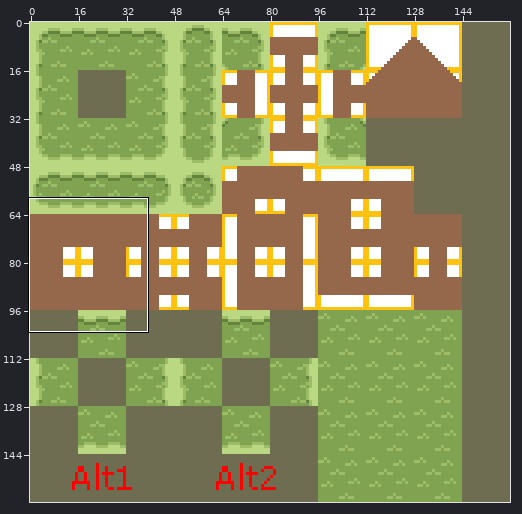
Two versions of one sprite sheet, images/tiles/GB_river.png. Above: a wide view before the commit, with the close-up outlined.
Close-up. Before the commit:
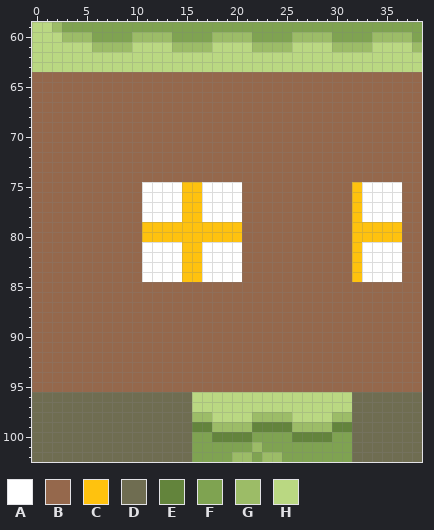
The file is 160x160 pixels. Shown: x 0..38, y 59..102.
Palette (. is transparent): A #ffffff  B #95684c  C #ffc20e  D #6f6d51  E #63843c  F #7fa351  G #9cbc67  H #bad882
Pixels before, first column x 0:
 59 HHGFFFFFFFFFFFFFFFFFFFFFFFFFFFFFFFFFFFF
 60 HHHGGGFFFFGGGGFFFFGGGGFFFFGGGGFFFFGGGGF
 61 HHHHHHGGGGHHHHGGGGHHHHGGGGHHHHGGGGHHHHG
 62 HHHHHHHHHHHHHHHHHHHHHHHHHHHHHHHHHHHHHHH
 63 HHHHHHHHHHHHHHHHHHHHHHHHHHHHHHHHHHHHHHH
 64 BBBBBBBBBBBBBBBBBBBBBBBBBBBBBBBBBBBBBBB
 65 BBBBBBBBBBBBBBBBBBBBBBBBBBBBBBBBBBBBBBB
 66 BBBBBBBBBBBBBBBBBBBBBBBBBBBBBBBBBBBBBBB
 67 BBBBBBBBBBBBBBBBBBBBBBBBBBBBBBBBBBBBBBB
 68 BBBBBBBBBBBBBBBBBBBBBBBBBBBBBBBBBBBBBBB
 69 BBBBBBBBBBBBBBBBBBBBBBBBBBBBBBBBBBBBBBB
 70 BBBBBBBBBBBBBBBBBBBBBBBBBBBBBBBBBBBBBBB
 71 BBBBBBBBBBBBBBBBBBBBBBBBBBBBBBBBBBBBBBB
 72 BBBBBBBBBBBBBBBBBBBBBBBBBBBBBBBBBBBBBBB
 73 BBBBBBBBBBBBBBBBBBBBBBBBBBBBBBBBBBBBBBB
 74 BBBBBBBBBBBBBBBBBBBBBBBBBBBBBBBBBBBBBBB
 75 BBBBBBBBBBBAAAACCAAAABBBBBBBBBBBCAAAABB
 76 BBBBBBBBBBBAAAACCAAAABBBBBBBBBBBCAAAABB
 77 BBBBBBBBBBBAAAACCAAAABBBBBBBBBBBCAAAABB
 78 BBBBBBBBBBBAAAACCAAAABBBBBBBBBBBCAAAABB
 79 BBBBBBBBBBBCCCCCCCCCCBBBBBBBBBBBCCCCCBB
 80 BBBBBBBBBBBCCCCCCCCCCBBBBBBBBBBBCCCCCBB
 81 BBBBBBBBBBBAAAACCAAAABBBBBBBBBBBCAAAABB
 82 BBBBBBBBBBBAAAACCAAAABBBBBBBBBBBCAAAABB
 83 BBBBBBBBBBBAAAACCAAAABBBBBBBBBBBCAAAABB
 84 BBBBBBBBBBBAAAACCAAAABBBBBBBBBBBCAAAABB
 85 BBBBBBBBBBBBBBBBBBBBBBBBBBBBBBBBBBBBBBB
 86 BBBBBBBBBBBBBBBBBBBBBBBBBBBBBBBBBBBBBBB
 87 BBBBBBBBBBBBBBBBBBBBBBBBBBBBBBBBBBBBBBB
 88 BBBBBBBBBBBBBBBBBBBBBBBBBBBBBBBBBBBBBBB
 89 BBBBBBBBBBBBBBBBBBBBBBBBBBBBBBBBBBBBBBB
 90 BBBBBBBBBBBBBBBBBBBBBBBBBBBBBBBBBBBBBBB
 91 BBBBBBBBBBBBBBBBBBBBBBBBBBBBBBBBBBBBBBB
 92 BBBBBBBBBBBBBBBBBBBBBBBBBBBBBBBBBBBBBBB
 93 BBBBBBBBBBBBBBBBBBBBBBBBBBBBBBBBBBBBBBB
 94 BBBBBBBBBBBBBBBBBBBBBBBBBBBBBBBBBBBBBBB
 95 BBBBBBBBBBBBBBBBBBBBBBBBBBBBBBBBBBBBBBB
 96 DDDDDDDDDDDDDDDDHHHHHHHHHHHHHHHHDDDDDDD
 97 DDDDDDDDDDDDDDDDHHHHHHHHHHHHHHHHDDDDDDD
 98 DDDDDDDDDDDDDDDDGGHHHHGGGGHHHHGGDDDDDDD
 99 DDDDDDDDDDDDDDDDEEGGGGEEEEGGGGEEDDDDDDD
100 DDDDDDDDDDDDDDDDFFEEEEFFFFEEEEFFDDDDDDD
101 DDDDDDDDDDDDDDDDFFFFFFGFFFFFFFFFDDDDDDD
102 DDDDDDDDDDDDDDDDFFFFGGFGGFFFFFFFDDDDDDD
New version:
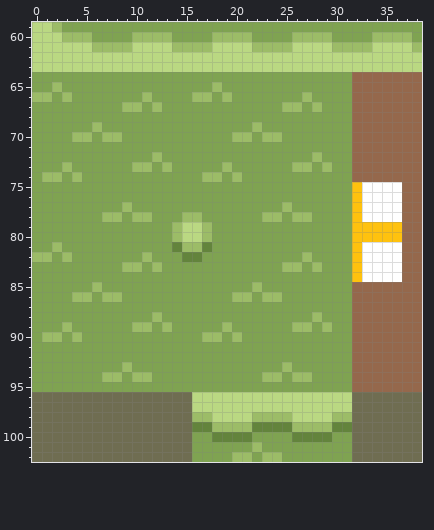
Changes in this commit:
Changed rows in their new state; - is an unchanged pixel.
first column x 0:
 64 FFFFFFFFFFFFFFFFFFFFFFFFFFFFFFFF
 65 FFGFFFFFFFFFFFFFFFGFFFFFFFFFFFFF
 66 GGFGFFFFFFFGFFFFGGFGFFFFFFFGFFFF
 67 FFFFFFFFFGGFGFFFFFFFFFFFFGGFGFFF
 68 FFFFFFFFFFFFFFFFFFFFFFFFFFFFFFFF
 69 FFFFFFGFFFFFFFFFFFFFFFGFFFFFFFFF
 70 FFFFGGFGGFFFFFFFFFFFGGFGGFFFFFFF
 71 FFFFFFFFFFFFFFFFFFFFFFFFFFFFFFFF
 72 FFFFFFFFFFFFGFFFFFFFFFFFFFFFGFFF
 73 FFFGFFFFFFGGFGFFFFFGFFFFFFGGFGFF
 74 FGGFGFFFFFFFFFFFFGGFGFFFFFFFFFFF
 75 FFFFFFFFFFFFFFFFFFFFFFFFFFFFFFFF
 76 FFFFFFFFFFFFFFFFFFFFFFFFFFFFFFFF
 77 FFFFFFFFFGFFFFFFFFFFFFFFFGFFFFFF
 78 FFFFFFFGGFGGFFFGGFFFFFFGGFGGFFFF
 79 FFFFFFFFFFFFFFGHHGFFFFFFFFFFFFFF
 80 FFFFFFFFFFFFFFGHHGFFFFFFFFFFFFFF
 81 FFGFFFFFFFFFFFEGGEFFFFFFFFFFFFFF
 82 GGFGFFFFFFFGFFFEEFFFFFFFFFFGFFFF
 83 FFFFFFFFFGGFGFFFFFFFFFFFFGGFGFFF
 84 FFFFFFFFFFFFFFFFFFFFFFFFFFFFFFFF
 85 FFFFFFGFFFFFFFFFFFFFFFGFFFFFFFFF
 86 FFFFGGFGGFFFFFFFFFFFGGFGGFFFFFFF
 87 FFFFFFFFFFFFFFFFFFFFFFFFFFFFFFFF
 88 FFFFFFFFFFFFGFFFFFFFFFFFFFFFGFFF
 89 FFFGFFFFFFGGFGFFFFFGFFFFFFGGFGFF
 90 FGGFGFFFFFFFFFFFFGGFGFFFFFFFFFFF
 91 FFFFFFFFFFFFFFFFFFFFFFFFFFFFFFFF
 92 FFFFFFFFFFFFFFFFFFFFFFFFFFFFFFFF
 93 FFFFFFFFFGFFFFFFFFFFFFFFFGFFFFFF
 94 FFFFFFFGGFGGFFFFFFFFFFFGGFGGFFFF
 95 FFFFFFFFFFFFFFFFFFFFFFFFFFFFFFFF
Pixel boxes of the changes (left, top, right, bottom) in both close-ups:
changed: (32, 72, 352, 392)
